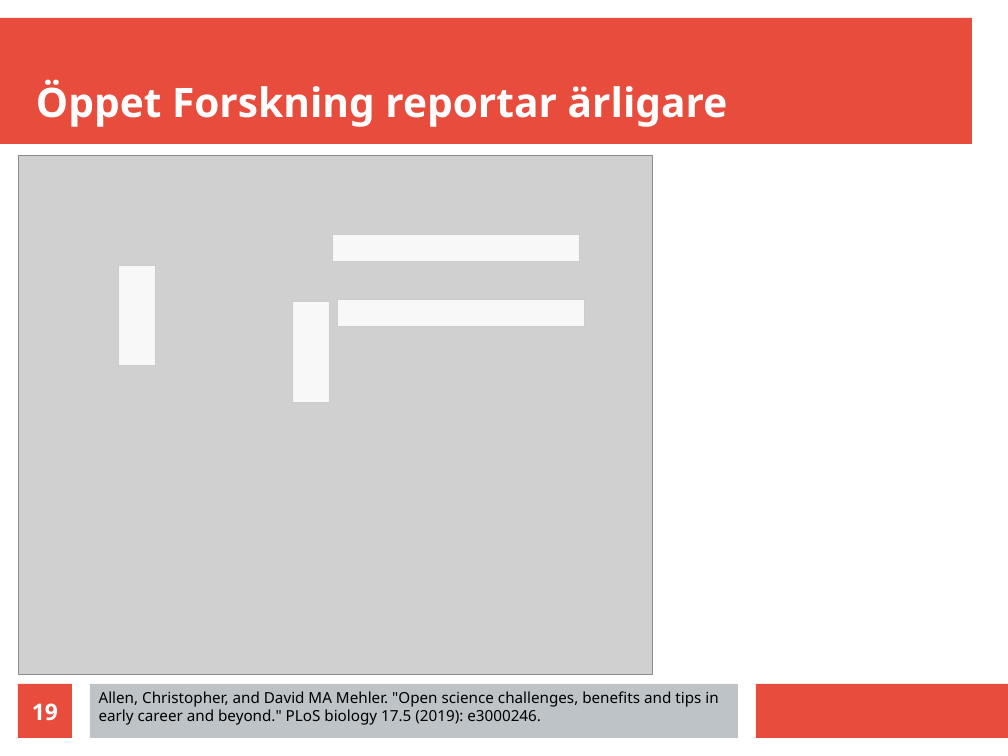
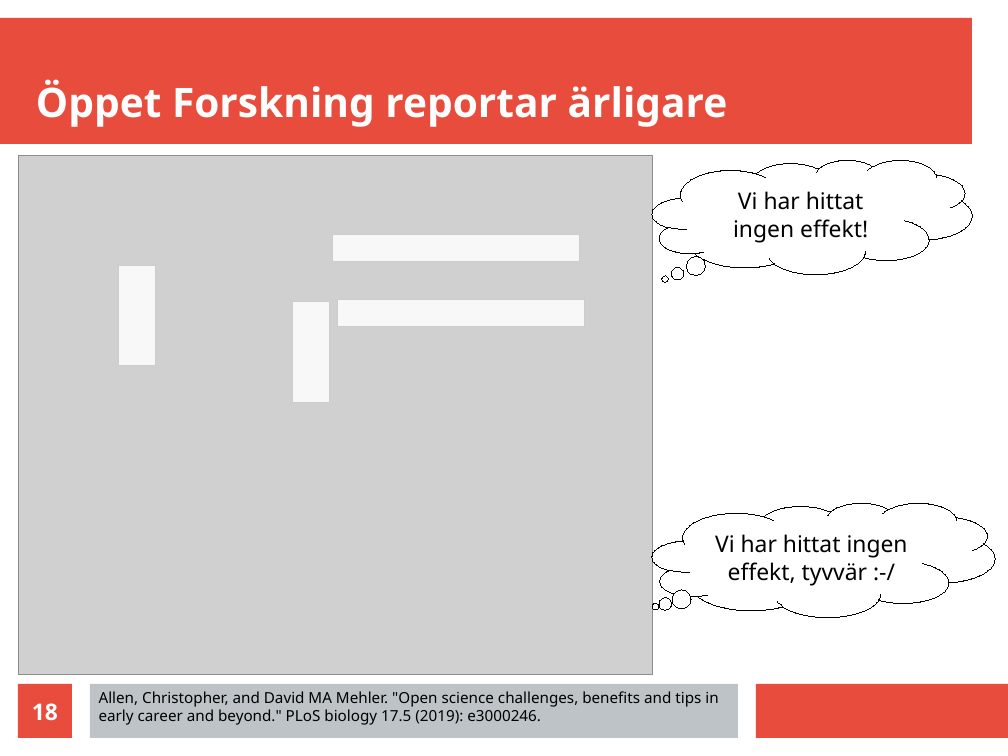
Before and after one commit to richelbilderbeek/science_fika_open_science_20250316, a slide deck: slide 18 of science_fika_talk_20250316.odp (slide 19 before the commit). Drawn at 1008x756 pixels with LibreOffice and Linux fonts; fonts in the diff are those of the drawing; grey boxes stand for pictures. Boxes give left, top, right and bottom in pixels: in the first picture for what was removed or moved away, otherwise in the second. Text is boxed around its words. In the diff, an @@ line names an element or a change of style, - is before the commit and + after.

```diff
--- a/science_fika_talk_20250316.odp
+++ b/science_fika_talk_20250316.odp
@@ thought cloud added at box(652, 160, 972, 274), fill #FFFFFF, outline #000000 0 pt, 18 pt, text #000000 @@
+Vi har hittat ingen effekt!
@@ thought cloud added at box(652, 503, 995, 617), fill #FFFFFF, outline #000000 0 pt, 18 pt, text #000000 @@
+Vi har hittat ingen effekt, tyvvär :-/
@@ page number at box(32, 703, 58, 721): text changed @@
-19
+18
```
Also in this commit, not shown: 11 other slides changed, 1 slide removed, 1 other file.
